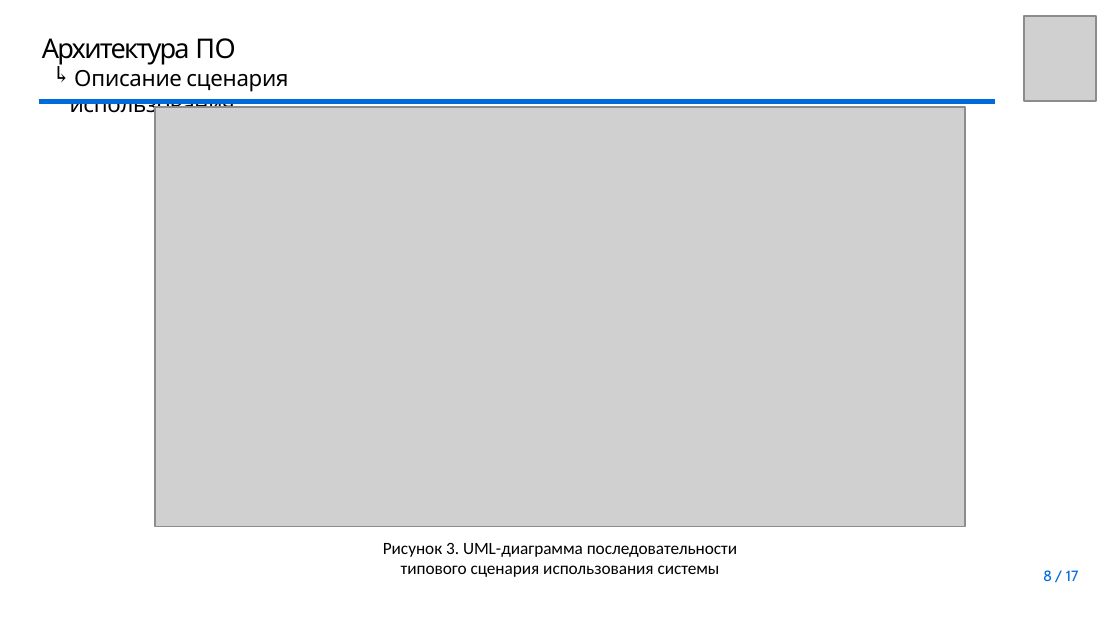
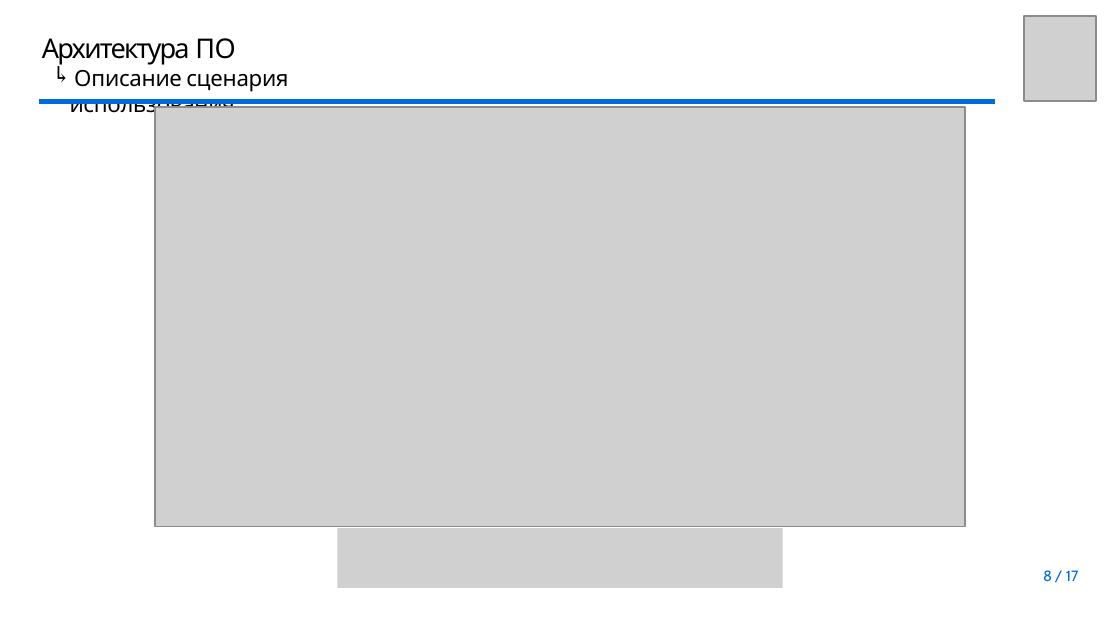
Before and after one commit to youngB0rrov/bmstu_doc, a slide deck: slide 8 of Master/Diploma/presentation/Презентация.pptx. Drawn at 1120x630 pixels with LibreOffice and Linux fonts; fonts in the diff are those of the drawing; grey boxes stand for pictures; background and template pictures are left out. Boxes give left, top, right and bottom in pixels: in the first picture for what was removed or moved away, otherwise in the second. Text is boxed around its words. In the diff, an @@ line names an element or a change of style, - is before the commit and + after.

```diff
--- a/Master/Diploma/presentation/Презентация.pptx
+++ b/Master/Diploma/presentation/Презентация.pptx
@@ picture added at <box>337,527,783,588</box> @@
@@ text removed at <box>383,543,737,577</box> @@
-Рисунок 3. UML-диаграмма последовательности
-типового сценария использования системы
```
Also in this commit, not shown: 9 other slides changed, 6 other files.
